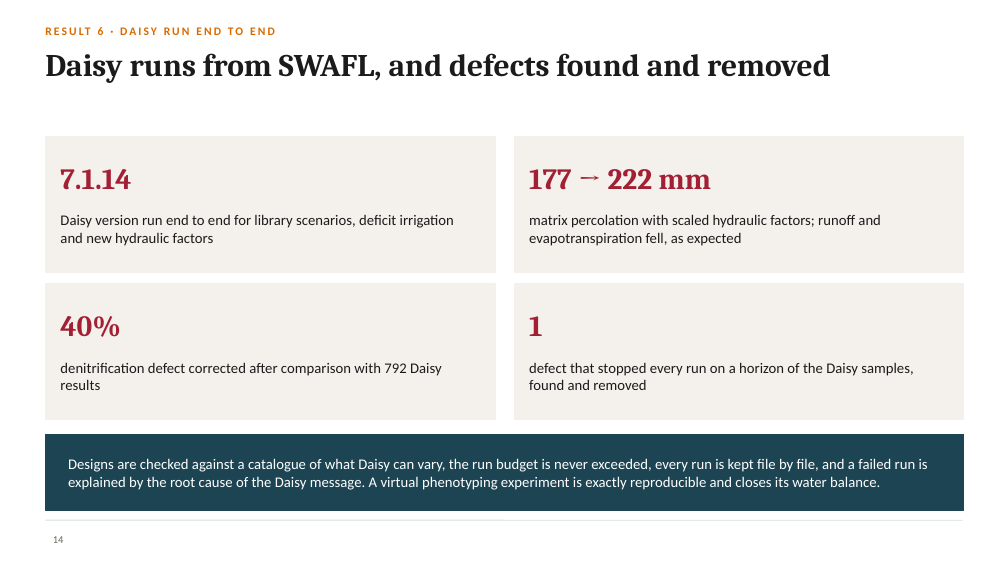
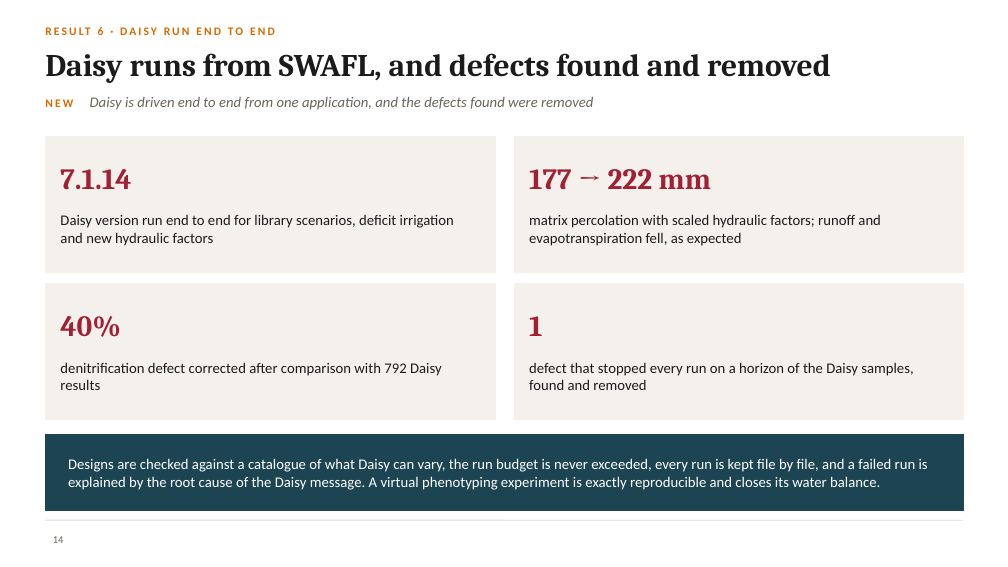
Before and after one commit to halilunaziru73-creator/Coupled-Water-Fluxes-Pore-Scale-Dynamics-Precision-Irrigation-Mulching-Feedback-Loops, a slide deck: slide 14 of Manuscripts/pdf/Supplementary/SWAFL_Presentation.pptx. Drawn at 1008x567 pixels with LibreOffice and Linux fonts; fonts in the diff are those of the drawing; background and template pictures are left out. Boxes give left, top, right and bottom in pixels: in the first picture for what was removed or moved away, otherwise in the second. Text is boxed around its words. In the diff, an @@ line names an element or a change of style, - is before the commit and + after.

```diff
--- a/Manuscripts/pdf/Supplementary/SWAFL_Presentation.pptx
+++ b/Manuscripts/pdf/Supplementary/SWAFL_Presentation.pptx
@@ text added at (45,97,593,110), 14 pt, text #6B645C, italic @@
+NEW Daisy is driven end to end from one application, and the defects found were removed
```
Also in this commit, not shown: 10 other slides changed.
